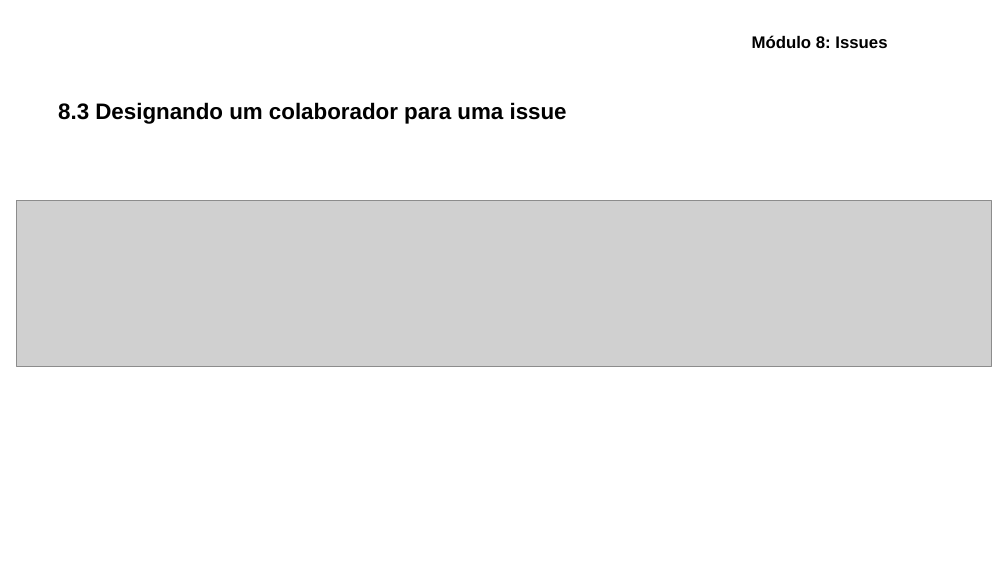
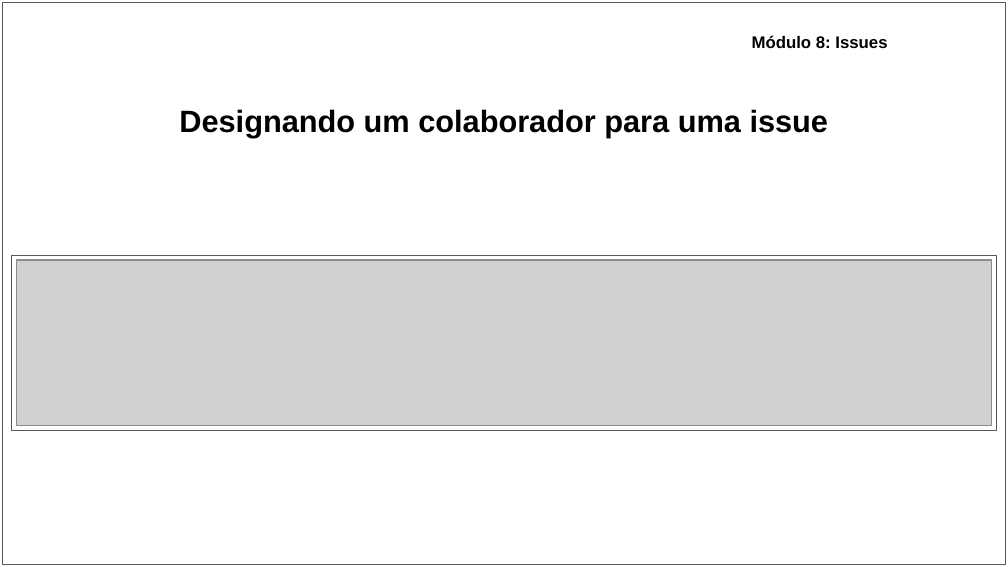
Before and after one commit to ryancunha13/Curso-Git-02, a slide deck: slide 39 of Materiais didáticos/Apresentação - Curso de Git_GitHub.pptx (slide 37 before the commit). Drawn at 1008x567 pixels with LibreOffice and Linux fonts; fonts in the diff are those of the drawing; grey boxes stand for pictures. Boxes give left, top, right and bottom in pixels: in the first picture for what was removed or moved away, otherwise in the second. Text is boxed around its words. In the diff, an @@ line names an element or a change of style, - is before the commit and + after.

```diff
--- a/Materiais didáticos/Apresentação - Curso de Git_GitHub.pptx
+++ b/Materiais didáticos/Apresentação - Curso de Git_GitHub.pptx
@@ rectangle added at (2, 2, 1006, 564), fill #FFFFFF, outline #595959 0.75 pt @@
@@ title at (179, 109, 829, 138): text changed; size 16 to 22 pt @@
-8.3 Designando um colaborador para uma issue
+Designando um colaborador para uma issue
@@ rectangle added at (12, 255, 997, 430), fill #FFFFFF, outline #595959 0.75 pt @@
@@ picture: place and size @@
-picture at (17, 201, 992, 366)
+picture at (17, 260, 992, 425)
```
Also in this commit, not shown: 38 other slides changed, 2 slides added, 3 other files.
